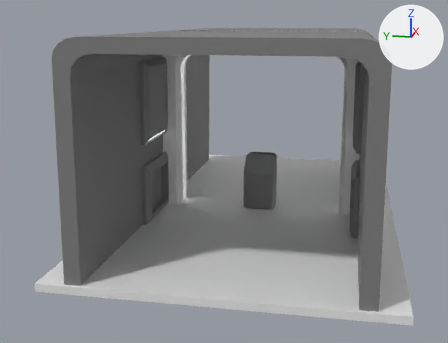
Before and after pictures for a commit that changed the Blender file Korridor.blend.
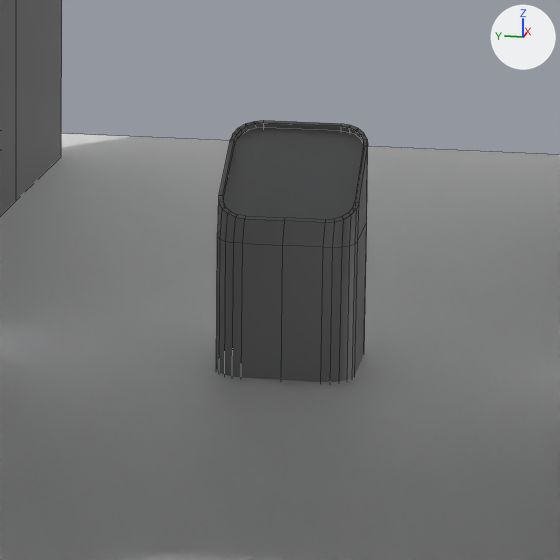
Each version is shown whole from a 50 mm camera at (-36.19, -5.0, 11.21) aimed at (-1.09, 2.02, 2.43), then close up on the part from 44% to 71% of the width and 36% to 72% of the height. Arrows for +X, +Y and +Z are at upper right; the lights stay in place. The close-ups show mesh edges as thin lines.

Names of what the first close-up shows: 'Boden', 'Korridor_B', 'Würfel'.
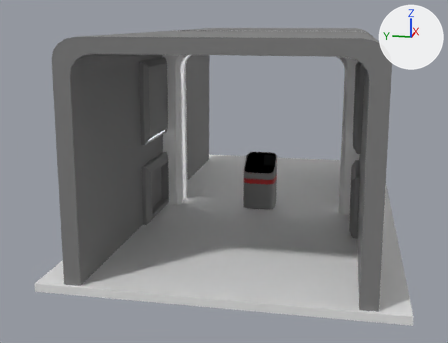
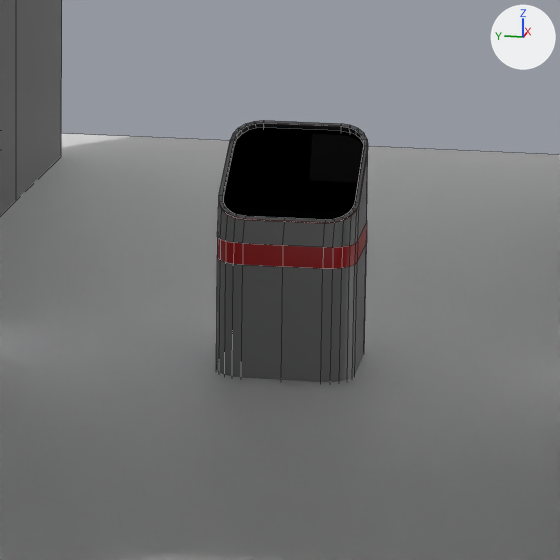
What differs and where, as boxes [x1, y1, x2, y2] in the close-ups (560 x 560 px):
part 1 of me_würfel_011, built on
    both: [217, 148, 368, 366]
part 2 of me_würfel_011, recoloured
    both: [223, 123, 364, 203]
part 3 of me_würfel_011, recoloured (grey to black)
    both: [223, 128, 364, 220]

Patch to the scene script:
```diff
--- a/Korridor.blend.py
+++ b/Korridor.blend.py
@@ mat_material_004 @@
+mat_material_004 = principled_material('Material.004')
+mat_material_004.base_color = (0.0212, 0.0212, 0.0212)  # black #282828
@@ mat_material_003 @@
+mat_material_003 = principled_material('Material.003')
+mat_material_003.base_color = (0.462, 0.0, 0.00266)  # red #b50009
@@ mat_display @@
+mat_display = principled_material('Display')
+mat_display.base_color = (0.0, 0.0, 0.0)  # black #000000
+mat_display.metallic = 1.0
+mat_display.roughness = 0.0
@@ me_würfel_011 @@
 # used by ob_würfel; location = (0.0, 0.0, 0.15)
-me_würfel_011.from_pydata(...)  # 125 vertices, 102 faces; spans x -0.91..0.95, y -0.93..0.93, z 0.0..3.15
+me_würfel_011.from_pydata(...)  # 175 vertices, 152 faces; spans x -0.91..0.95, y -0.93..0.93, z 0.0..3.15
+# me_würfel_011 part 1
+# 50 faces are deleted
+# 25 vertices are added at x -0.78..0.81, y -0.93..0.93, z 2.15..3.1
+# 25 new vertices lie (0.0, 0.0, 1.58) away from vertices in x -0.91..0.95, y -0.93..0.93, z 0.0
+# 50 new faces join them, mat_material_003 (red #b50009)
+# 50 new faces join them, mat_material_001 (grey #7d7d7d)
+# me_würfel_011 part 2: 25 faces spanning x -0.73..0.8, y -0.87..0.88, z 2.12..3.12 switch from mat_material_001 (grey #7d7d7d) to mat_material_004 (black #282828)
+# me_würfel_011 part 3: 1 face spanning x -0.68..0.8, y -0.87..0.88, z 2.12..3.05 switches from mat_material_001 (grey #7d7d7d) to mat_display (black #000000)
+me_würfel_011.materials.append(mat_material_003)  # red #b50009
+me_würfel_011.materials.append(mat_display)  # black #000000
```
